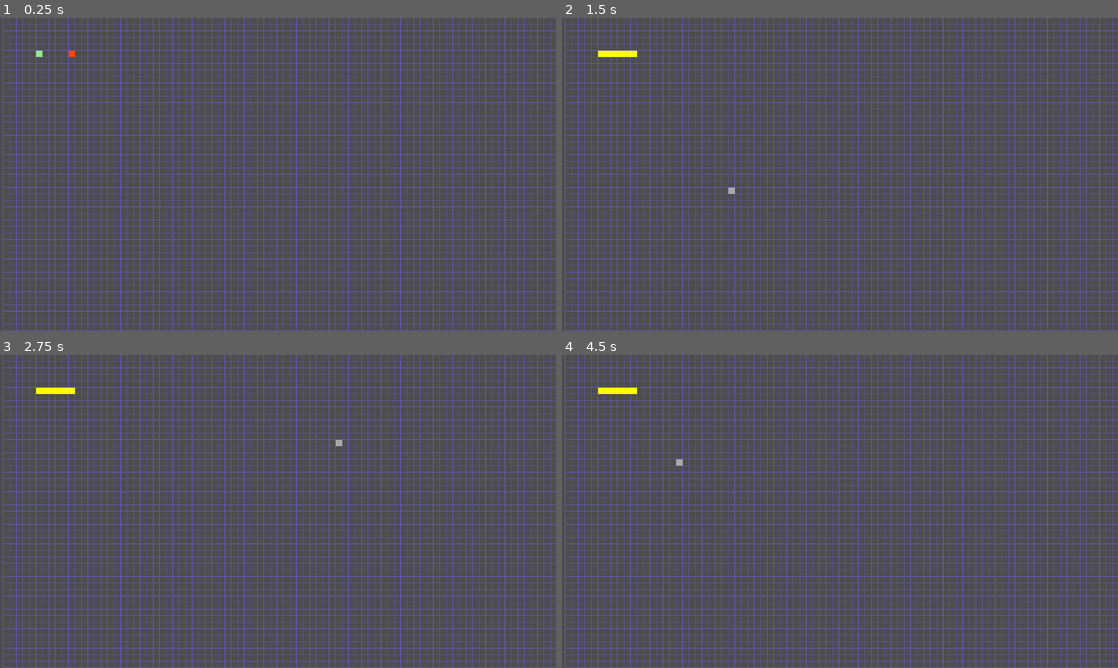
Above: before the commit, frames 1-4 (two rows, left to right).
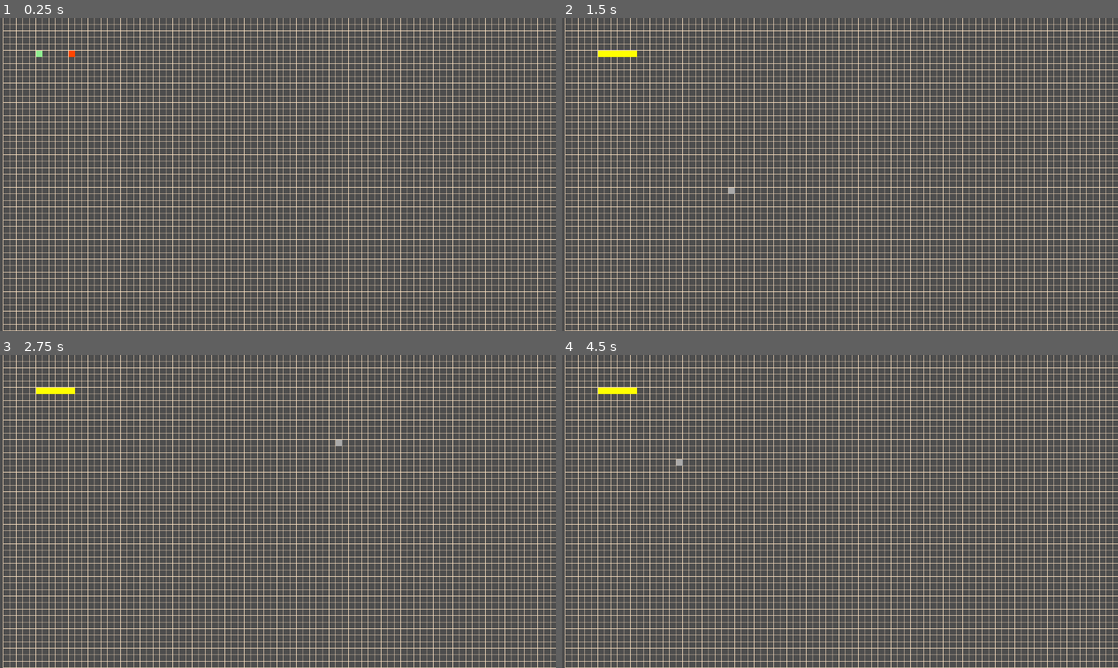
Above: after the commit, the same moments.

Repository: 12xsunx12/a--visualizer
Game: Godot game, scene res://Scenes/main.tscn
Same seed, same stepped clock (60 frames per second), same inputs: the game is played once before the commit and once after it.
Inputs (mouse positions are in pixels of both pictures, inside the frame that each line leads up to):
- Up to frame 1 (0.25 s): no input
- Up to frame 2 (1.5 s): tap Enter (ui_accept) at 0.5, 0.77, 1.25 s; move the mouse to (962, 158) at 0.52 s; tap E (press_e) at 0.6, 1.35 s; click (962, 158) at 0.67 s; move the mouse to (728, 190) at 1.27 s; click (728, 190) at 1.42 s
- Up to frame 3 (2.75 s): tap Enter (ui_accept) at 1.52, 2 s; move the mouse to (333, 442) at 2.02 s; tap E (press_e) at 2.1 s; click (333, 442) at 2.17 s
- Up to frame 4 (4.5 s): tap Enter (ui_accept) at 2.75, 3.02, 3.5, 3.77, 4.25 s; move the mouse to (812, 574) at 2.77 s; tap E (press_e) at 2.85, 3.6, 4.35 s; click (812, 574) at 2.92 s; move the mouse to (1006, 558) at 3.52 s; click (1006, 558) at 3.67 s; move the mouse to (673, 464) at 4.27 s; click (673, 464) at 4.42 s

The runs differ from the first frame. In frame 1, 20% of the frame differs, in the area x 0-100%, y 0-100%; in frame 2, 20%; in frame 3, 20%; in frame 4, 20%.

Commit message:
change grid color to bisque

Diff:
--- a/Scenes/grid3.gd
+++ b/Scenes/grid3.gd
@@ -40,10 +40,10 @@
 # // - - - - - - - - - - - - - - - - - - - - - - - - -
 func _draw_grid():
 	for rows in Global.grid.size.x + 1:
-		draw_line(Vector2(rows * cell_size.x, 0), Vector2(rows * cell_size.x, grid_size.y * cell_size.y), Color.SLATE_BLUE, 1)
+		draw_line(Vector2(rows * cell_size.x, 0), Vector2(rows * cell_size.x, grid_size.y * cell_size.y), Color.BISQUE, 1)
 
 	for columns in Global.grid.size.y + 1:
-		draw_line(Vector2(0, columns * cell_size.y), Vector2(grid_size.x * cell_size.x, columns * cell_size.y), Color.SLATE_BLUE, 1)
+		draw_line(Vector2(0, columns * cell_size.y), Vector2(grid_size.x * cell_size.x, columns * cell_size.y), Color.BISQUE, 1)
 
 # // - - - - - - - - - - - - - - - - - - - - - - - - -
 func _draw_start_node():
